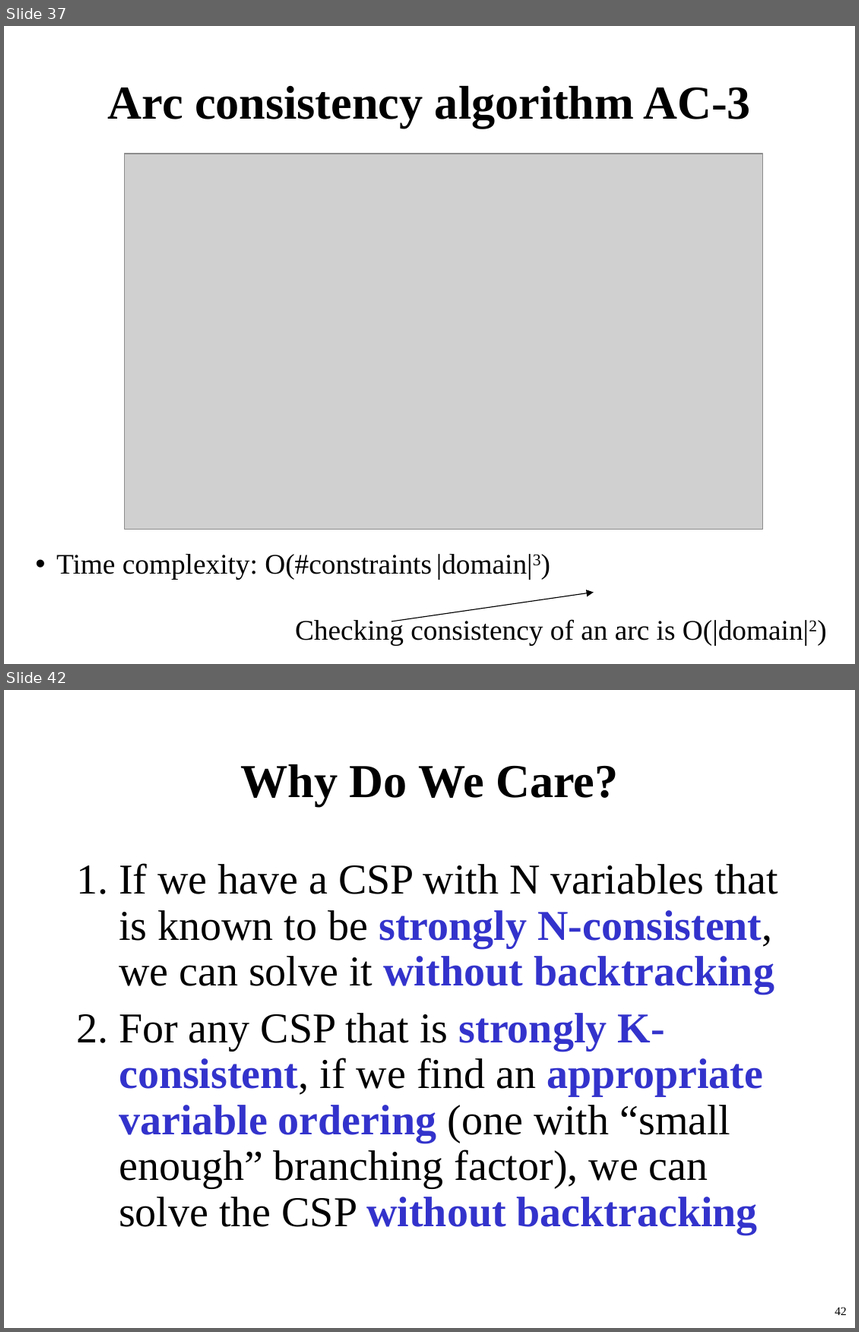
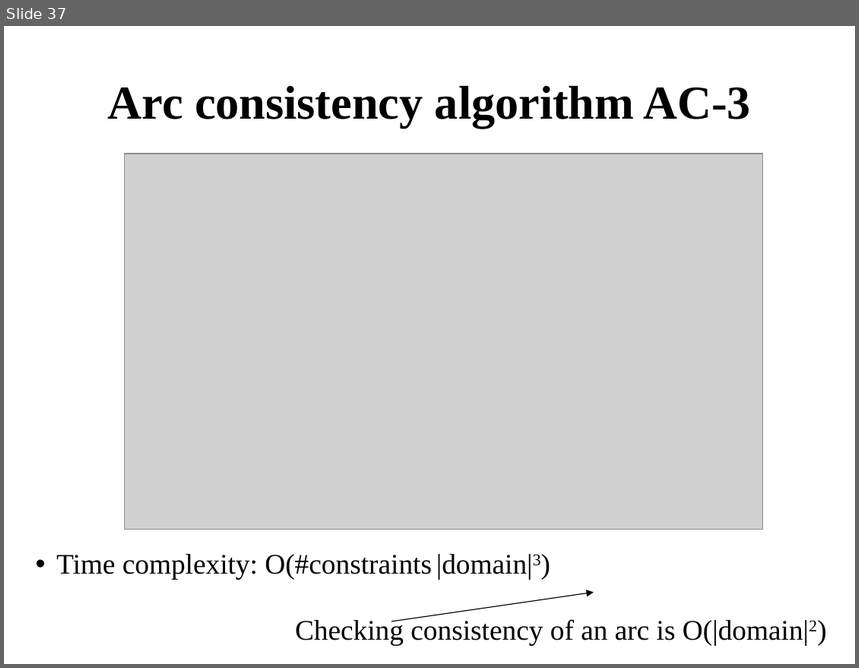
Before and after one commit to kazimahathir73/CSE422-Artificial-Intelligence, a slide deck: Slides/08_CSP.ppt. Shown one above the other, each under a label of ours: slides 37 and 42 before the commit, slide 37 after it; the slides between them are not shown. The pictures are 859x1332 and 859x668 pixels, drawn with LibreOffice and Linux fonts; fonts in the diff are those of the drawing; grey boxes stand for pictures. Boxes give left, top, right and bottom in pixels: in the first picture for what was removed or moved away, otherwise in the second. Text is boxed around its words. In the diff, an @@ line names an element or a change of style, - is before the commit and + after.

```diff
--- a/Slides/08_CSP.ppt
+++ b/Slides/08_CSP.ppt
@@ slide 42 removed at [4,690,855,1328], background #FFFFFF @@
@@ title removed at [241,764,618,806] @@
-Why Do We Care?
@@ text removed at [119,863,778,1234] @@
-1. If we have a CSP with N variables that is known to be strongly N-consistent, we can solve it without backtracking
-2. For any CSP that is strongly K-consistent, if we find an appropriate variable ordering (one with “small enough” branching factor), we can solve the CSP without backtracking
@@ page number removed at [835,1307,847,1315] @@
-42
```
Also in this commit, not shown: 19 other slides removed, 54 other files.
